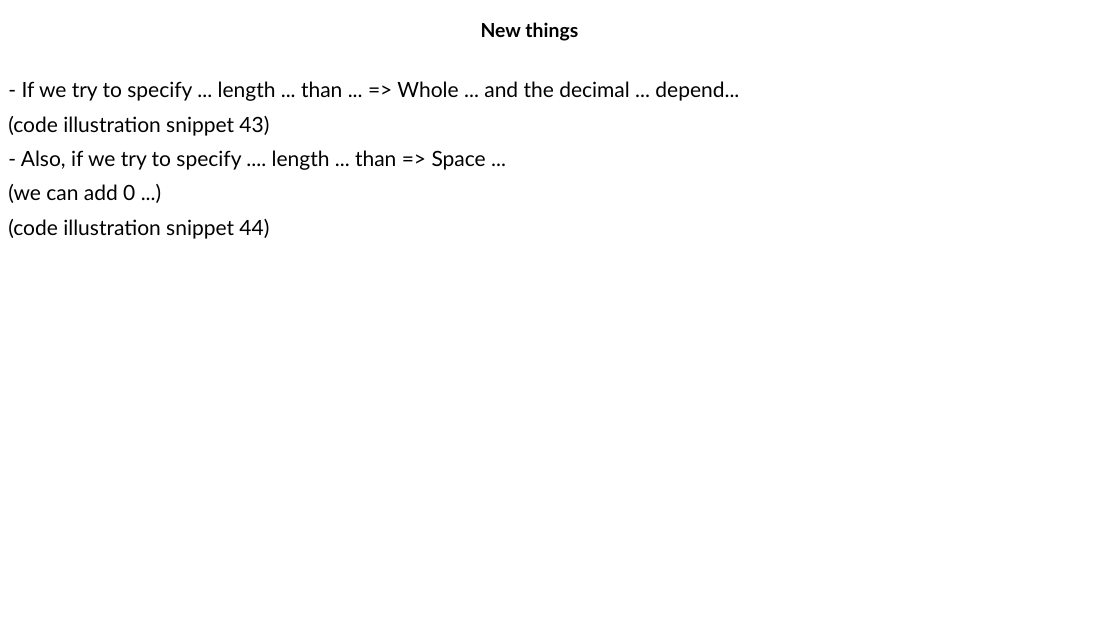
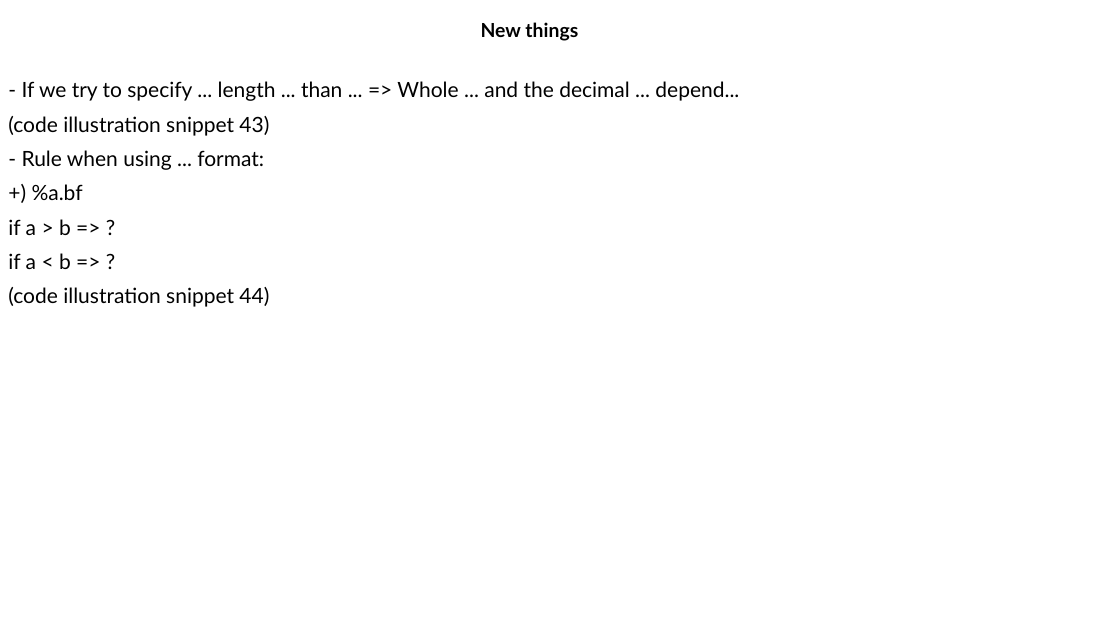
Before and after one commit to MaiDinhVinh/CS-Java, a slide deck: slide 15 of OCP17/old progress/JSE17 Migration.pptx. Drawn at 1120x630 pixels with LibreOffice and Linux fonts; fonts in the diff are those of the drawing. Boxes give left, top, right and bottom in pixels: in the first picture for what was removed or moved away, otherwise in the second. Text is boxed around its words. In the diff, an @@ line names an element or a change of style, - is before the commit and + after.

```diff
--- a/OCP17/old progress/JSE17 Migration.pptx
+++ b/OCP17/old progress/JSE17 Migration.pptx
@@ text at [8, 150, 264, 269]: text changed @@
-- Also, if we try to specify .... length ... than => Space ...
-(we can add 0 ...)
+- Rule when using ... format:
++) %a.bf
+if a > b => ?
+if a < b => ?
```
Also in this commit, not shown: 4 other slides changed.
